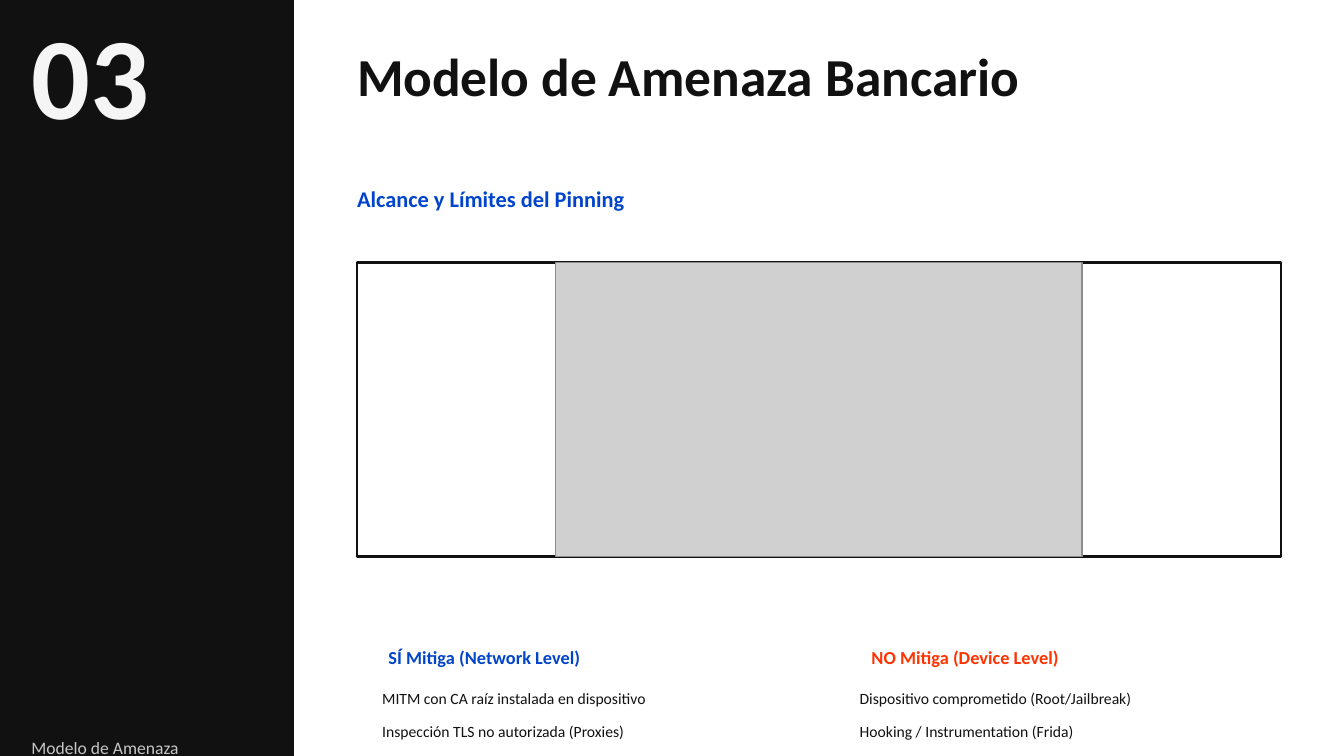
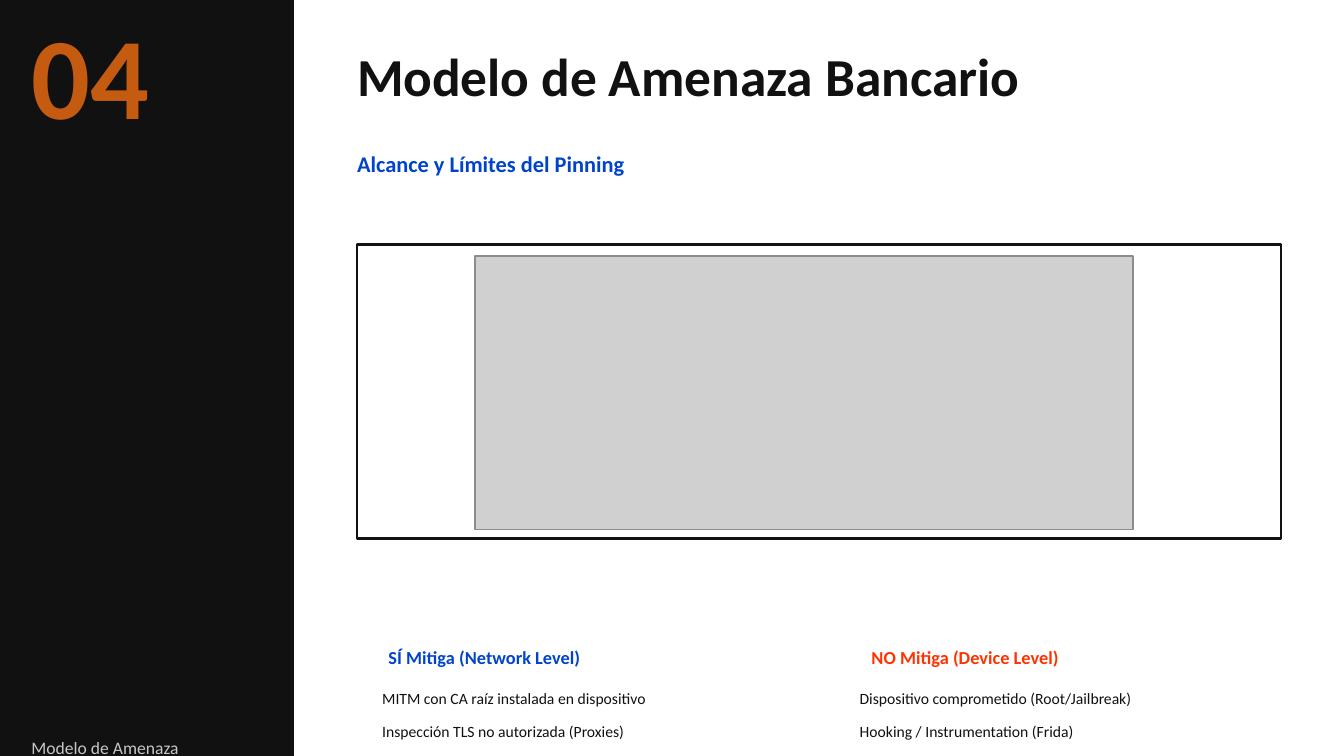
Before and after one commit to pcanelo/spki-pinning-lab, a slide deck: slide 5 of Certificate_Pinning_en_Banca_Arquitectura_y_Operación_2026.pptx (slide 3 before the commit). Drawn at 1344x756 pixels with LibreOffice and Linux fonts; fonts in the diff are those of the drawing; grey boxes stand for pictures; background and template pictures are left out. Boxes give left, top, right and bottom in pixels: in the first picture for what was removed or moved away, otherwise in the second. Text is boxed around its words. In the diff, an @@ line names an element or a change of style, - is before the commit and + after.

```diff
--- a/Certificate_Pinning_en_Banca_Arquitectura_y_Operación_2026.pptx
+++ b/Certificate_Pinning_en_Banca_Arquitectura_y_Operación_2026.pptx
@@ text at box(31, 43, 148, 120): text changed; text colour #F5F5F5 to #C55A11 @@
-03
+04
@@ text "Alcance y Límites del Pinning": place and size @@
-text "Alcance y Límites del Pinning" at box(357, 191, 624, 211)
+text "Alcance y Límites del Pinning" at box(357, 156, 624, 176)
@@ rectangle: place and size @@
-rectangle at box(358, 262, 1282, 556)
+rectangle at box(358, 245, 1282, 539)
@@ picture: place and size @@
-picture at box(555, 262, 1082, 556)
+picture at box(474, 255, 1133, 530)
```
Also in this commit, not shown: 14 other slides changed, 3 slides added, 1 other file.
